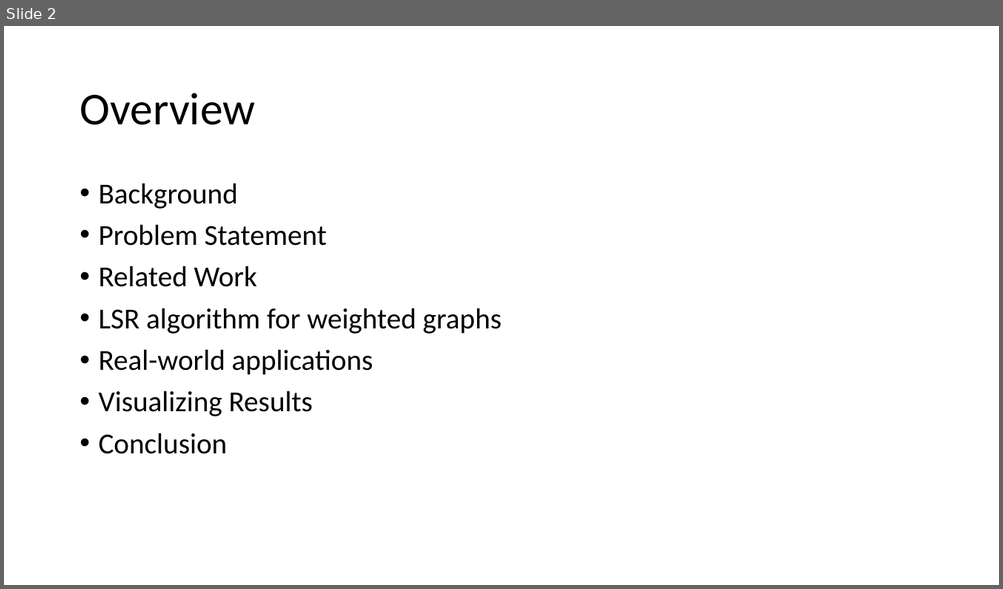
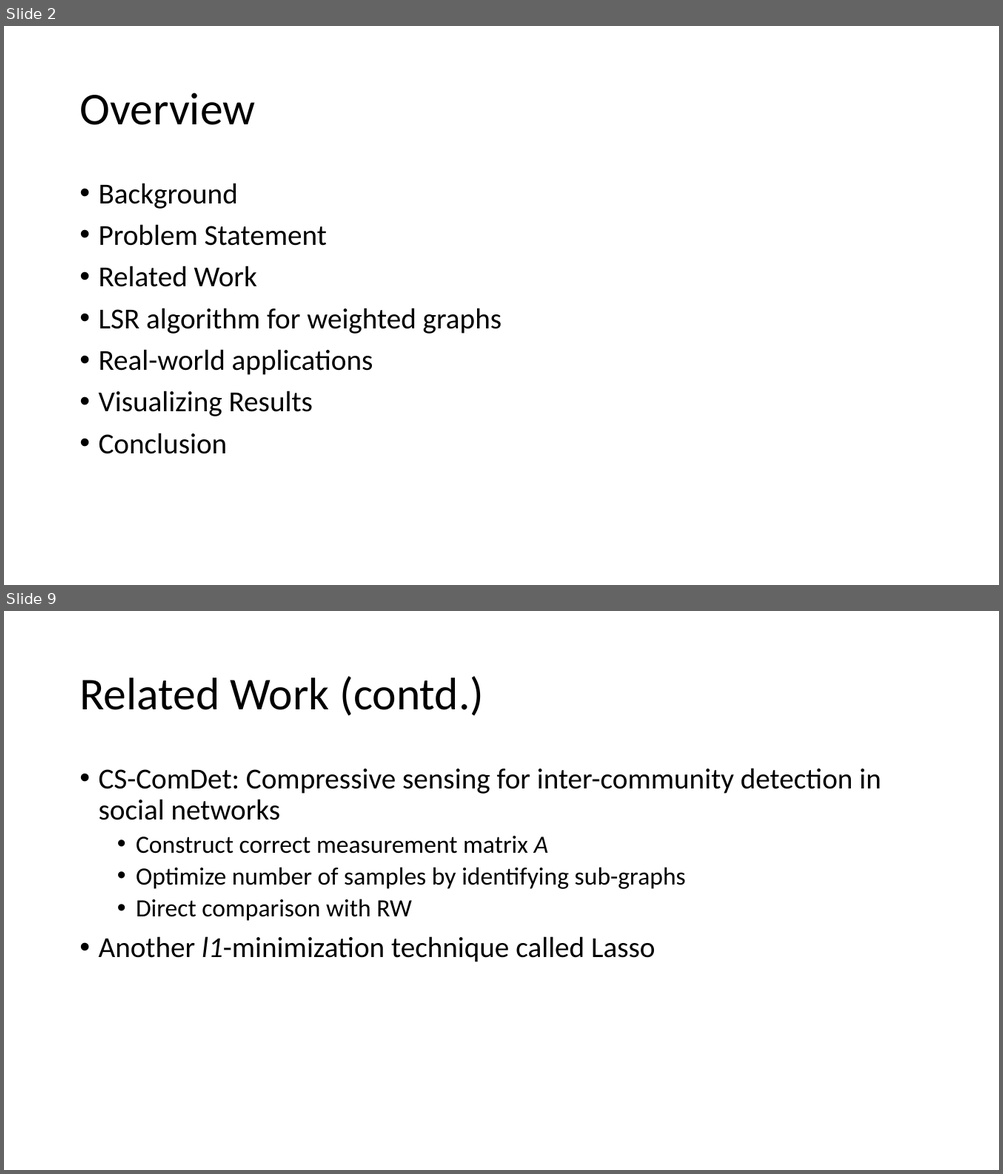
Before and after one commit to mikh/CS591-Social-Networks, a slide deck: PPT/skeleton.ppt.pptx. Shown one above the other, each under a label of ours: slide 2 before the commit, slides 2 and 9 after it; the slides between them are not shown. The pictures are 1003x589 and 1003x1174 pixels, drawn with LibreOffice and Linux fonts; fonts in the diff are those of the drawing; background and template pictures are left out. Boxes give left, top, right and bottom in pixels: in the first picture for what was removed or moved away, otherwise in the second. Text is boxed around its words. In the diff, an @@ line names an element or a change of style, - is before the commit and + after.

```diff
--- a/PPT/skeleton.ppt.pptx
+++ b/PPT/skeleton.ppt.pptx
@@ slide 9 added at (4, 611, 999, 1170), background picture (left out) @@
@@ title added at (79, 676, 484, 716), 44 pt, text #000000 @@
+Related Work (contd.)
@@ text added at (99, 768, 881, 963), 28 pt, text #000000 @@
+• CS-ComDet: Compressive sensing for inter-community detection in social networks
+  • Construct correct measurement matrix A
+  • Optimize number of samples by identifying sub-graphs
+  • Direct comparison with RW
+• Another l1-minimization technique called Lasso
```
Also in this commit, not shown: 6 slides changed, 16 other slides added, 2 slides removed, 6 other files.
